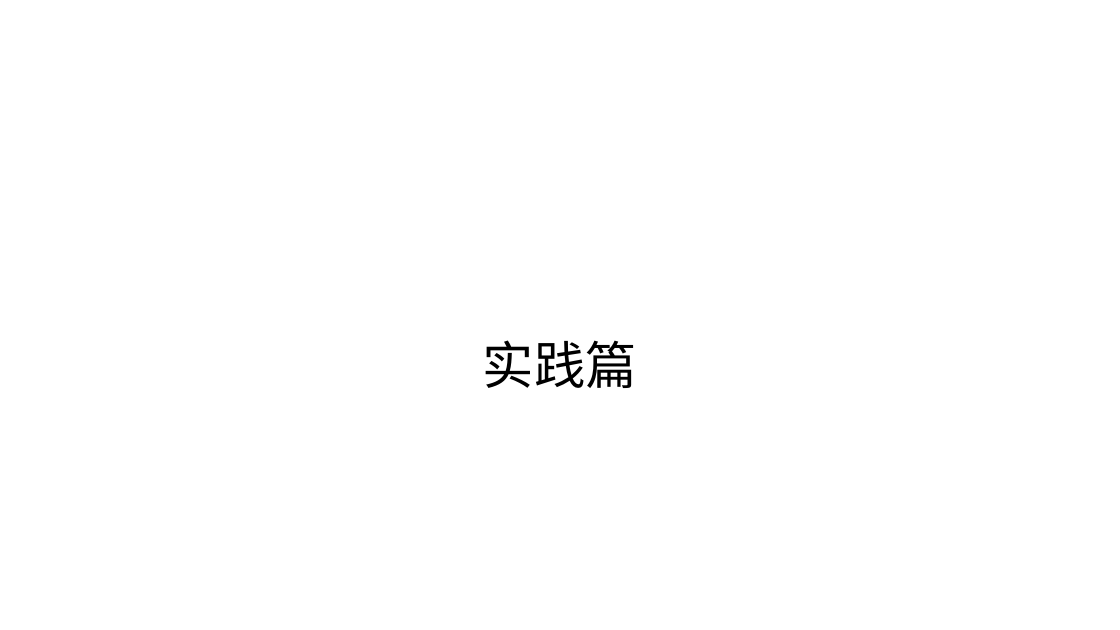
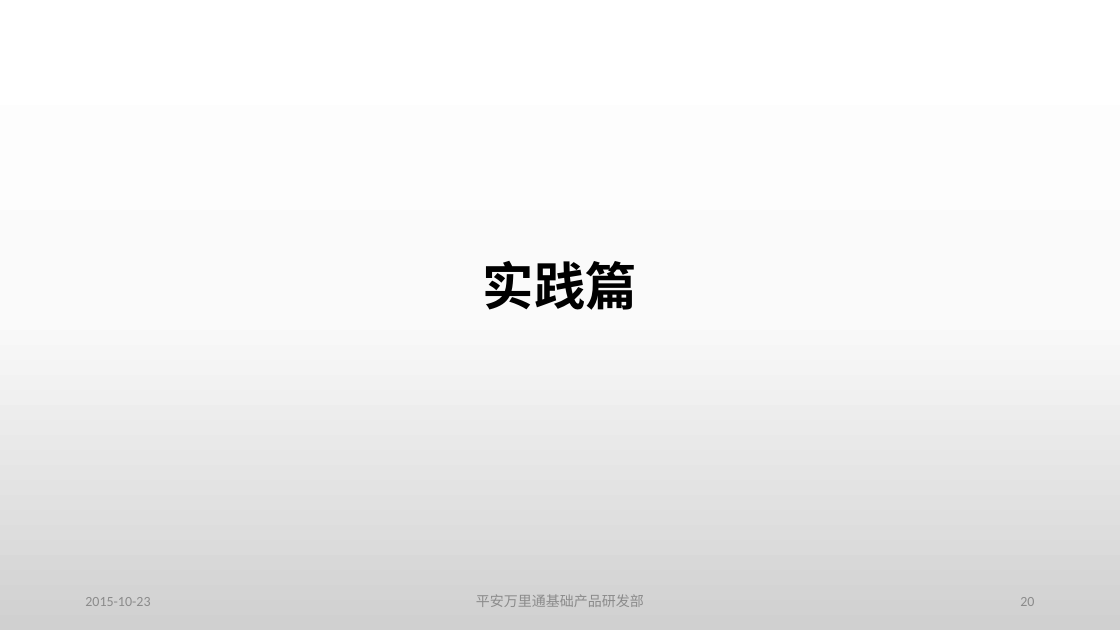
Before and after one commit to guhanjie/Knowledge-sharing, a slide deck: slide 20 of Redis技术分享——by顾汉杰.pptx. Drawn at 1120x630 pixels with LibreOffice and Linux fonts; fonts in the diff are those of the drawing. Boxes give left, top, right and bottom in pixels: in the first picture for what was removed or moved away, otherwise in the second. Text is boxed around its words. In the diff, an @@ line names an element or a change of style, - is before the commit and + after.

```diff
--- a/Redis技术分享——by顾汉杰.pptx
+++ b/Redis技术分享——by顾汉杰.pptx
@@ background #FFFFFF to gradient #FFFFFF to #FBFBFB to #D1D1D1 @@
@@ title "实践篇": place and size @@
-title "实践篇" at bbox=[483, 340, 637, 388]
+title "实践篇" at bbox=[483, 261, 637, 310]
@@ title "实践篇" at bbox=[483, 261, 637, 310]: font Calibri to Noto Sans CJK SC, bold on @@
@@ text added at bbox=[85, 597, 150, 606], 12 pt, text #8C8C8C @@
+2015-10-23
@@ text added at bbox=[476, 594, 644, 607], 12 pt, text #8C8C8C @@
+平安万里通基础产品研发部
@@ page number added at bbox=[1020, 597, 1034, 606], 12 pt, text #8C8C8C @@
+20
```
Also in this commit, not shown: 40 other slides changed.
